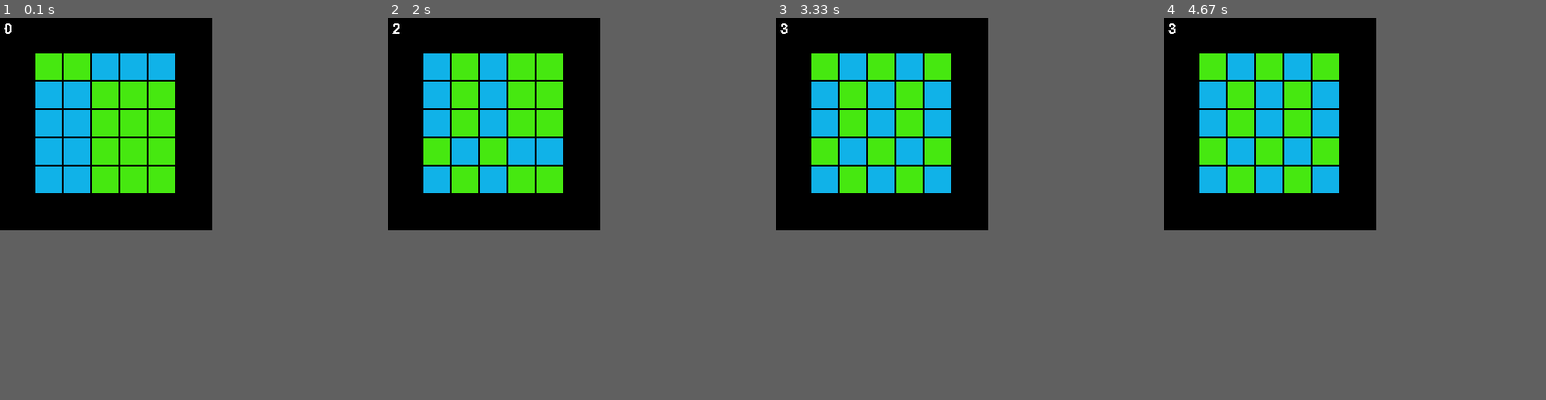
Above: before the commit, frames 1-4 (left to right).
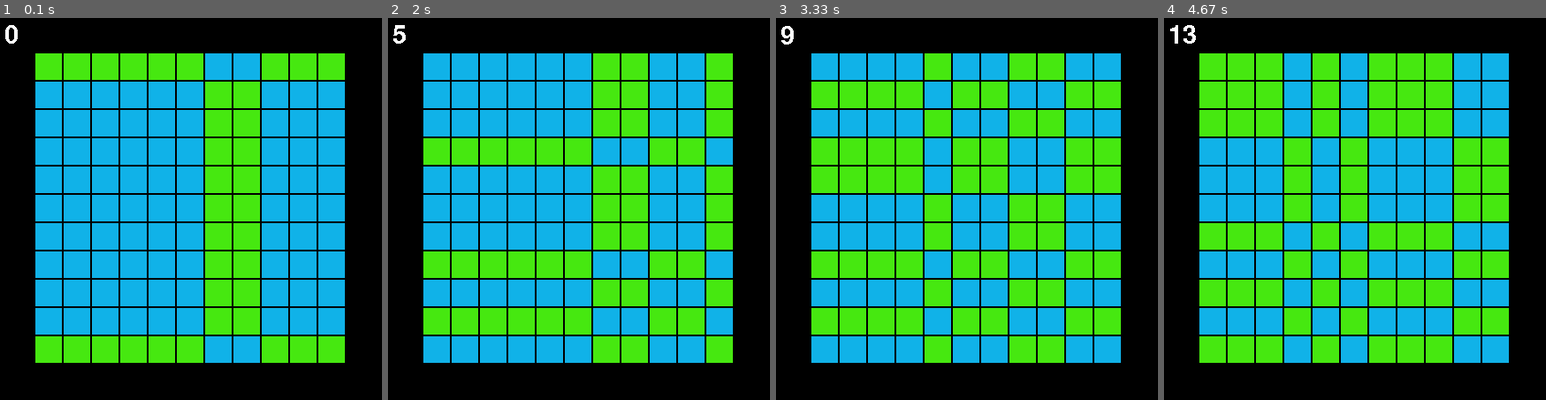
Above: after the commit, the same moments.

Repository: centipeda/pygame-shockwave
Game: pygame game, started from shockgame.py
Two runs of this game, one before a commit and one after it. Both use one fixed random seed, a clock stepped at 60 frames per second and the inputs below.
Inputs (mouse positions are in pixels of both pictures, inside the frame that each line leads up to):
- Up to frame 1 (0.1 s): no input
- Up to frame 2 (2 s): press the mouse at (605, 151) at 0.37 s; move the mouse to (533, 151) at 0.47 s; release the mouse at (460, 151) at 0.6 s; press the mouse at (548, 67) at 0.7 s; move the mouse to (525, 67) at 0.8 s; release the mouse at (502, 71) at 0.93 s; press the mouse at (605, 94) at 1.03 s; move the mouse to (663, 224) at 1.13 s; release the mouse at (724, 354) at 1.27 s; press the mouse at (464, 67) at 1.37 s; move the mouse to (479, 197) at 1.47 s; release the mouse at (494, 331) at 1.6 s; press the mouse at (548, 124) at 1.7 s; move the mouse to (510, 197) at 1.8 s; release the mouse at (472, 270) at 1.93 s
- Up to frame 3 (3.33 s): press the mouse at (909, 124) at 2.03 s; move the mouse to (1009, 94) at 2.13 s; release the mouse at (1108, 63) at 2.27 s; press the mouse at (1077, 67) at 2.37 s; move the mouse to (1012, 63) at 2.47 s; release the mouse at (947, 63) at 2.6 s; press the mouse at (936, 151) at 2.7 s; move the mouse to (1001, 124) at 2.8 s; release the mouse at (1062, 102) at 2.93 s; press the mouse at (882, 124) at 3.03 s; move the mouse to (940, 155) at 3.13 s; release the mouse at (997, 186) at 3.27 s
- Up to frame 4 (4.67 s): press the mouse at (1324, 67) at 3.37 s; move the mouse to (1301, 147) at 3.47 s; release the mouse at (1274, 224) at 3.6 s; press the mouse at (1240, 124) at 3.7 s; move the mouse to (1309, 113) at 3.8 s; release the mouse at (1374, 102) at 3.93 s; press the mouse at (1439, 94) at 4.03 s; move the mouse to (1328, 170) at 4.13 s; release the mouse at (1213, 247) at 4.27 s; press the mouse at (1496, 94) at 4.37 s; move the mouse to (1366, 147) at 4.47 s; release the mouse at (1232, 201) at 4.6 s
In our replay, the window is 240x240 before the commit and 432x432 after it. These sizes can differ from the game's own. Grey fills any space a smaller window leaves; there, only what the larger window draws over its background counts as a difference.

The runs differ from the first frame. In frame 1, 54% of the frame differs, in the area x 1-91%, y 1-91%; in frame 2, 54%; in frame 3, 52%; in frame 4, 53%.

Commit message:
small changes

Diff:
--- a/shockgame.py
+++ b/shockgame.py
@@ -8,6 +8,7 @@
 # All constants referenced are stored in the shockobjs.py file.
 
 def main():
+
     # Creating window.
     SCREEN = pygame.display.set_mode((WINW,WINH))
     pygame.display.set_caption(NAME)
--- a/shockobjs.py
+++ b/shockobjs.py
@@ -15,15 +15,15 @@
 BGCOLOR = BLACK
 
 # size-related constants
-GRIDH = 5
-GRIDW = 5
+GRIDH = 11
+GRIDW = 11
 XMARGIN = 40
 YMARGIN = 40
 XTILEGAP = 2
 YTILEGAP = 2
 TILEWIDTH = 30
 TILEHEIGHT = 30
-# centers grid in window
+# fits window size to grid
 WINW = ((XMARGIN * 2) + ((TILEWIDTH + XTILEGAP) * GRIDW))
 WINH = ((YMARGIN * 2) + ((TILEHEIGHT + YTILEGAP) * GRIDH))
 FONTSIZE = WINH / 10
